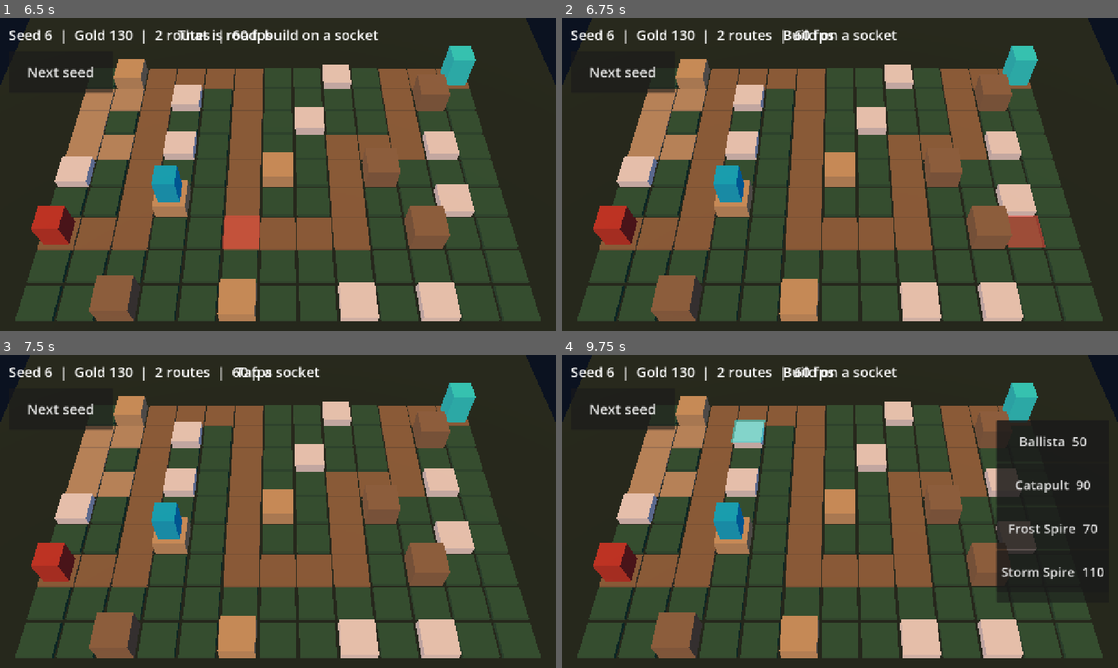
Above: before the commit, frames 1-4 (two rows, left to right).
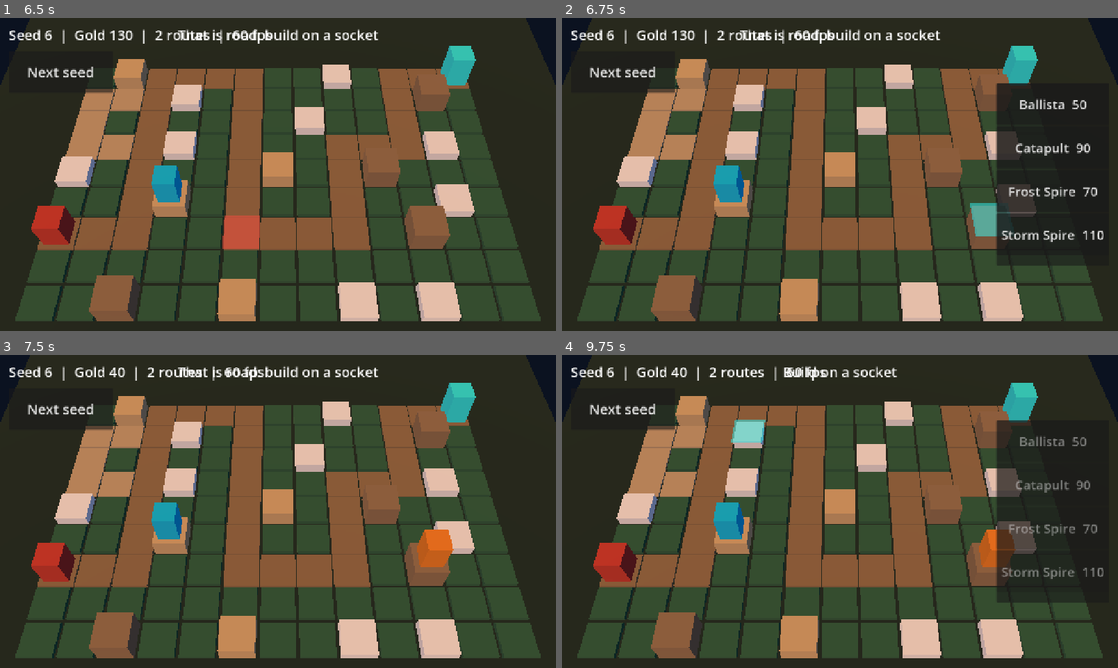
Above: after the commit, the same moments.

Repository: juanpalopez/psychic-bassoon
Game: Godot game, scene res://main.tscn
Two runs of this game, one before a commit and one after it. Both use one fixed random seed, a clock stepped at 60 frames per second and the inputs below.
Inputs (mouse positions are in pixels of both pictures, inside the frame that each line leads up to):
- Up to frame 1 (6.5 s): click "Next seed" at 0.5 s; click "Next seed" at 1.25 s; click "Next seed" at 2 s; tap Enter at 2.75, 5.75 s; move the mouse to (400, 158) at 2.77 s; hold Shift 2.78-3.5 s; click (400, 158) at 2.92 s; tap Space at 3.5 s; drag from (166, 190) to (250, 237) at 3.52 s; click "Ballista 50" at 4.25 s; move the mouse to (333, 105) at 5.02 s; tap Ctrl at 5.1 s; click (333, 105) at 5.17 s; drag from (250, 237) to (111, 127) at 5.77 s
- Up to frame 2 (6.75 s): tap Space at 6.5 s; move the mouse to (1006, 221) at 6.52 s; tap Alt at 6.6 s; click (1006, 221) at 6.67 s
- Up to frame 3 (7.5 s): click (489, 483) at 7.25 s, where only the run after the commit has a clickable "Catapult 90"
- Up to frame 4 (9.75 s): tap A at 8 s; drag from (673, 464) to (756, 433) at 8.02 s; tap Space at 8.75 s; move the mouse to (867, 511) at 8.77 s; hold Shift 8.78-9.5 s; click (867, 511) at 8.92 s; drag from (756, 433) to (728, 527) at 9.52 s

Frame 1 is identical in both runs. In frame 2, 7.6% of the frame differs, in the area x 32-98%, y 3-80%; in frame 3, 1.6%; in frame 4, 2.2%.

Commit message:
fix(render): pick raised sockets by their top and tidy the placer
Walk the tap ray down from above the tallest tile, so a tap on a level 2
socket picks the socket and not the cell behind it. Remove the dead
top-up pass from the placer, drop a test that could not fail, use literal
numbers in the reach and level tests, and check the golden file opens.

Refs #165

Co-Authored-By: Claude Sonnet 5.5 <noreply@anthropic.com>

Diff:
--- a/godot/main.gd
+++ b/godot/main.gd
@@ -52,7 +52,7 @@
 
 func _unhandled_input(event: InputEvent) -> void:
 	if event is InputEventMouseButton and event.pressed and event.button_index == MOUSE_BUTTON_LEFT:
-		var cell := CellPicker.cell_at(_camera, event.position)
+		var cell := CellPicker.cell_at(_camera, event.position, _board.surface_height)
 		select_cell(cell)
 		if cell == BoardSpace.NO_CELL:
 			_show_message("Tap a socket")
--- a/godot/render/cell_picker.gd
+++ b/godot/render/cell_picker.gd
@@ -1,15 +1,38 @@
 ## Turns a tap on the screen into a board cell: a ray from the camera through
-## the tapped pixel, cut with the ground plane, then `BoardSpace.world_to_cell`.
+## the tapped pixel. Without tile heights it is cut with the ground plane. With
+## them (`surface_height` takes a cell and gives the top of its tile) the ray
+## is walked down from above the tallest tile until it first dips below the top
+## of the tile it is over, so a tap on a raised socket picks the socket and not
+## the cell behind it.
 class_name CellPicker
 extends RefCounted
+
+## Above the tallest tile the board can have (a level 2 socket is 0.74 high).
+const TOP := 1.0
+## How far the ray moves per step while it is walked down, in world units.
+const STEP := 0.02
 
 
 ## The cell under `screen_position`, or `BoardSpace.NO_CELL` when the ray
 ## misses the ground or lands off the board.
-static func cell_at(camera: Camera3D, screen_position: Vector2) -> Vector2i:
+static func cell_at(
+	camera: Camera3D, screen_position: Vector2, surface_height: Callable = Callable()
+) -> Vector2i:
 	var origin := camera.project_ray_origin(screen_position)
 	var direction := camera.project_ray_normal(screen_position)
 	var hit: Variant = BoardSpace.ground_hit(origin, direction)
 	if hit == null:
 		return BoardSpace.NO_CELL
+	if not surface_height.is_valid():
+		return BoardSpace.world_to_cell(hit as Vector3)
+	# walk from the height of the tallest tile down to the ground
+	var from_ground := ((hit as Vector3) - origin).length()
+	var from_top := from_ground - TOP / absf(direction.y)
+	var distance := maxf(from_top, 0.0)
+	while distance < from_ground:
+		var point := origin + direction * distance
+		var cell := BoardSpace.world_to_cell(point)
+		if cell != BoardSpace.NO_CELL and point.y <= float(surface_height.call(cell)):
+			return cell
+		distance += STEP
 	return BoardSpace.world_to_cell(hit as Vector3)
--- a/godot/sim/map/game_map.gd
+++ b/godot/sim/map/game_map.gd
@@ -37,6 +37,5 @@
 
 ## How much further a tower on this cell reaches: 1.0, or 1.15 on level 2.
 func range_multiplier(cell: Vector2i) -> float:
-	if not is_socket(cell):
-		return 1.0
+	# off the sockets the level is 0, which has no bonus
 	return 1.0 + RULES.ELEVATION_RANGE_BONUS[elevation_at(cell)]
--- a/godot/sim/map/socket_placer.gd
+++ b/godot/sim/map/socket_placer.gd
@@ -5,8 +5,8 @@
 ## list the cells that are not road but within reach of it (reading order),
 ## shuffle them with the stream, take cells greedily while they keep their
 ## distance from the sockets already chosen until the target count is reached,
-## top up without the distance rule if that fell short of the minimum, sort the
-## result in reading order, then give each socket a weighted elevation level.
+## sort the result in reading order, then give each socket a weighted
+## elevation level.
 class_name SocketPlacer
 extends RefCounted
 
@@ -25,11 +25,9 @@
 			break
 		if _keeps_distance(cell, chosen):
 			chosen.append(cell)
-	for cell in candidates:
-		if chosen.size() >= RULES.SOCKET_MIN:
-			break
-		if not chosen.has(cell):
-			chosen.append(cell)
+	# the spacing rule leaves room for at least the minimum on every board the
+	# generator can make (checked over 50,000 seeds); fail loudly if it ever does not
+	assert(chosen.size() >= RULES.SOCKET_MIN, "too few sockets for seed %d" % map.seed)
 	chosen.sort_custom(_reading_order)
 	map.sockets = chosen
 	map.elevation = _flat_elevation()
--- a/godot/tests/render/test_cell_picker.gd
+++ b/godot/tests/render/test_cell_picker.gd
@@ -35,3 +35,56 @@
 	add_child_autofree(tilted)
 	assert_eq(CellPicker.cell_at(tilted, Vector2(576.0, 324.0)), BoardSpace.NO_CELL)
 	assert_not_null(camera)
+
+
+## A board and a camera, as the scene has them.
+func _scene(map_seed: int) -> Dictionary:
+	var board := Board.new()
+	board.map_seed = map_seed
+	add_child_autofree(board)
+	var rig := CameraRig.new()
+	add_child_autofree(rig)
+	rig.frame(16.0 / 9.0)
+	return {"board": board, "camera": rig.camera()}
+
+
+func test_a_tap_on_the_top_of_a_raised_tile_picks_that_tile() -> void:
+	# a level 2 socket stands 0.74 high: cutting the ray with the ground alone
+	# would pick the cell behind it
+	var scene := _scene(7920)
+	var board: Board = scene.board
+	var camera: Camera3D = scene.camera
+	var checked := {}
+	for cell in board.map.sockets:
+		var top := board.surface_height(cell)
+		var centre := BoardSpace.cell_to_world(cell.x, cell.y)
+		for dx in [-0.3, 0.0, 0.3]:
+			for dz in [-0.3, 0.0, 0.3]:
+				var point := centre + Vector3(dx, top, dz)
+				var screen := camera.unproject_position(point)
+				var picked := CellPicker.cell_at(camera, screen, board.surface_height)
+				assert_eq(picked, cell, "socket %s level %d" % [cell, board.map.elevation_at(cell)])
+		checked[board.map.elevation_at(cell)] = true
+	assert_true(checked.has(0) and checked.has(1) and checked.has(2), "all three levels checked")
+
+
+func test_a_tap_on_road_and_ground_still_picks_them() -> void:
+	var scene := _scene(1)
+	var board: Board = scene.board
+	var camera: Camera3D = scene.camera
+	for cell in [board.map.path[3], board.map.path[10]]:
+		var top := board.surface_height(cell)
+		var point := BoardSpace.cell_to_world(cell.x, cell.y) + Vector3(0.0, top, 0.0)
+		assert_eq(
+			CellPicker.cell_at(camera, camera.unproject_position(point), board.surface_height), cell
+		)
+
+
+func test_a_tap_off_the_board_still_picks_nothing_with_heights() -> void:
+	var scene := _scene(1)
+	var board: Board = scene.board
+	var camera: Camera3D = scene.camera
+	assert_eq(
+		CellPicker.cell_at(camera, Vector2(-500.0, -500.0), board.surface_height),
+		BoardSpace.NO_CELL
+	)
--- a/godot/tests/sim/test_sockets.gd
+++ b/godot/tests/sim/test_sockets.gd
@@ -119,7 +119,7 @@
 		for row in RULES.GRID_ROWS:
 			for col in RULES.GRID_COLS:
 				var level := map.elevation_at(Vector2i(col, row))
-				assert_between(level, 0, RULES.ELEVATION_LEVELS - 1)
+				assert_between(level, 0, 2)
 				if not map.is_socket(Vector2i(col, row)):
 					assert_eq(level, 0, "ground and road are level 0, seed %d" % map_seed)
 
@@ -147,15 +147,6 @@
 	assert_eq(found[0], 1.0)
 	assert_eq(found[1], 1.0)
 	assert_eq(found[2], 1.15)
-
-
-func test_is_socket_matches_the_list() -> void:
-	var map := MapGen.generate(7920)
-	for row in RULES.GRID_ROWS:
-		for col in RULES.GRID_COLS:
-			assert_eq(map.is_socket(Vector2i(col, row)), map.sockets.has(Vector2i(col, row)))
-	assert_false(map.is_socket(Vector2i(-1, -1)))
-	assert_false(map.is_socket(Vector2i(99, 99)))
 
 
 func test_the_socket_stream_id_is_frozen() -> void:
--- a/godot/tests/test_project.gd
+++ b/godot/tests/test_project.gd
@@ -171,6 +171,24 @@
 	assert_eq(main.get_node("Towers").get_child_count(), 0)
 
 
+func test_a_tap_on_a_raised_socket_selects_that_socket() -> void:
+	var main := MAIN_SCENE.instantiate()
+	add_child_autofree(main)
+	await get_tree().process_frame
+	var game: GameState = main.game()
+	var board := main.get_node("Board") as Board
+	var camera := (main.get_node("CameraRig") as CameraRig).camera()
+	for socket in game.map.sockets:
+		var top := BoardSpace.cell_to_world(socket.x, socket.y)
+		top.y = board.surface_height(socket)
+		var tap := InputEventMouseButton.new()
+		tap.button_index = MOUSE_BUTTON_LEFT
+		tap.pressed = true
+		tap.position = camera.unproject_position(top)
+		main._unhandled_input(tap)
+		assert_eq(main.selected_cell(), socket, "level %d" % game.map.elevation_at(socket))
+
+
 func test_a_tap_off_the_board_says_where_to_tap() -> void:
 	var main := MAIN_SCENE.instantiate()
 	add_child_autofree(main)
--- a/godot/tools/write_sockets_golden.gd
+++ b/godot/tools/write_sockets_golden.gd
@@ -20,6 +20,10 @@
 			levels.append(map.elevation_at(cell))
 		out.append({"seed": map_seed, "sockets": cells, "levels": levels})
 	var file := FileAccess.open(PATH, FileAccess.WRITE)
+	if file == null:
+		push_error("cannot write %s" % PATH)
+		quit(1)
+		return
 	file.store_string(JSON.stringify(out) + "\n")
 	file.close()
 	print("wrote %s for %d seeds" % [PATH, SEEDS.size()])
Not shown, changed: README.md
